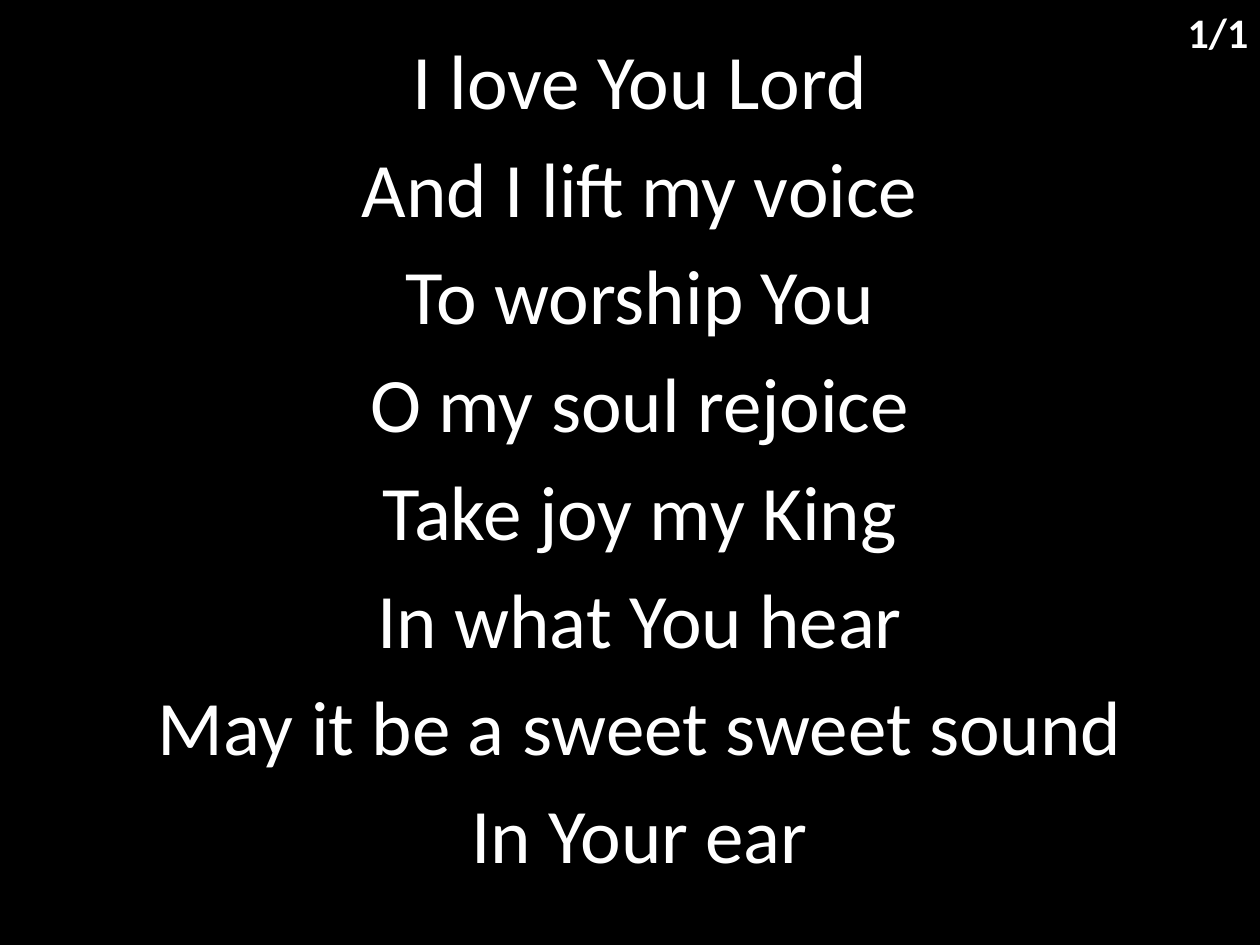
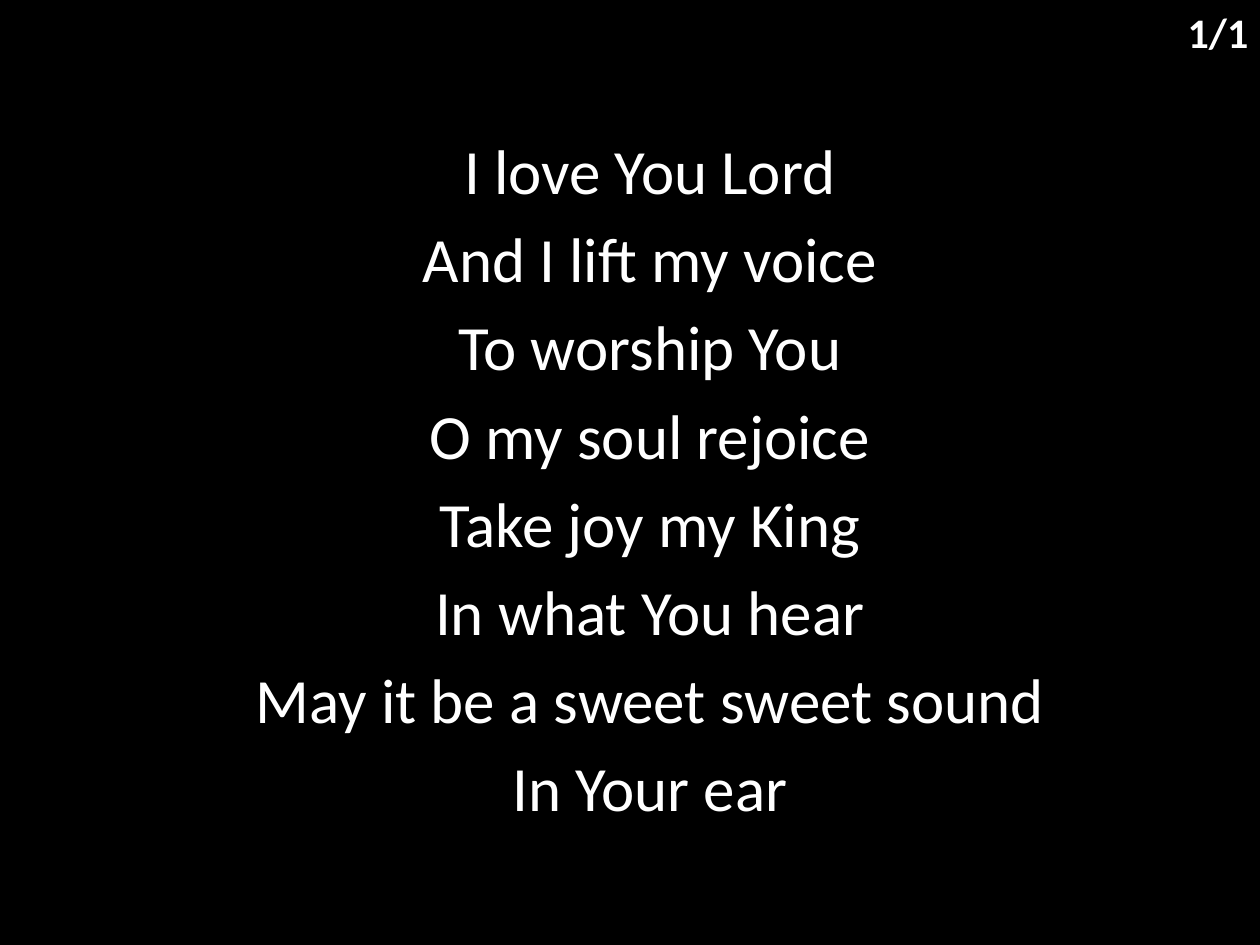
Before and after one commit to hoo-are-ya/worship, a slide deck: slide 2 of docs/songs/i love you lord.pptx. Drawn at 1260x945 pixels with LibreOffice and Linux fonts; fonts in the diff are those of the drawing. Boxes give left, top, right and bottom in pixels: in the first picture for what was removed or moved away, otherwise in the second. Text is boxed around its words. In the diff, an @@ line names an element or a change of style, - is before the commit and + after.

```diff
--- a/docs/songs/i love you lord.pptx
+++ b/docs/songs/i love you lord.pptx
@@ subtitle "I love You Lord" moved from (x1=158, y1=55, x2=1121, y2=864) to (x1=255, y1=150, x2=1044, y2=812) @@
@@ subtitle "I love You Lord" at (x1=255, y1=150, x2=1044, y2=812): size 44 to 36 pt; less space between paragraphs @@
```
Also in this commit, not shown: 1 other file.
